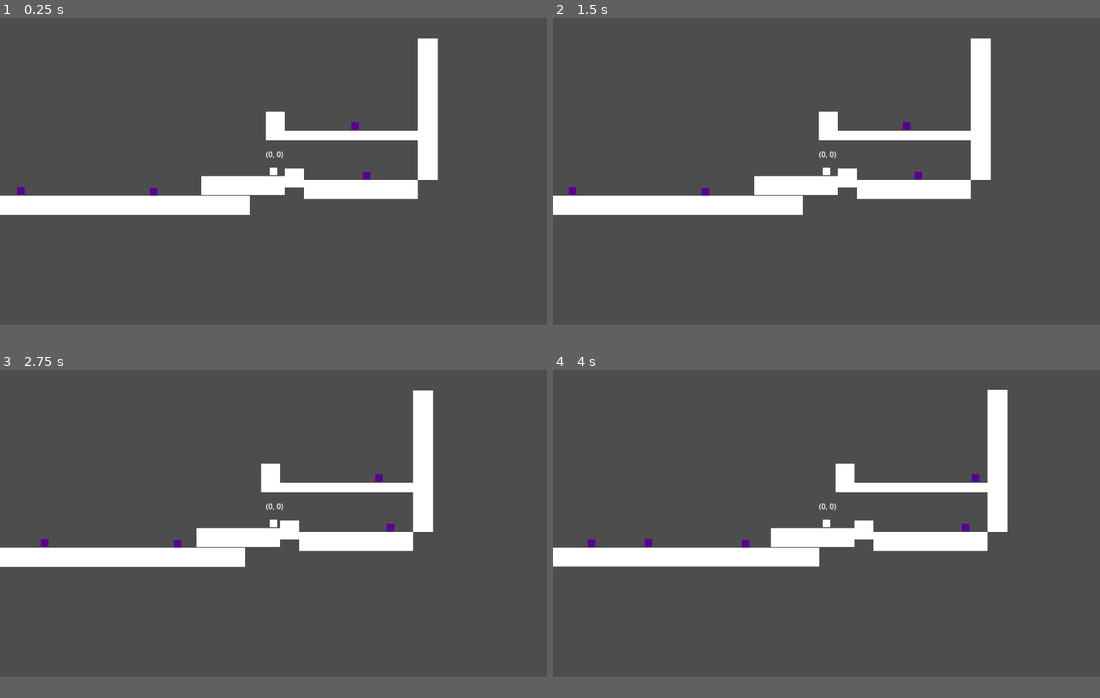
Above: before the commit, frames 1-4 (two rows, left to right).
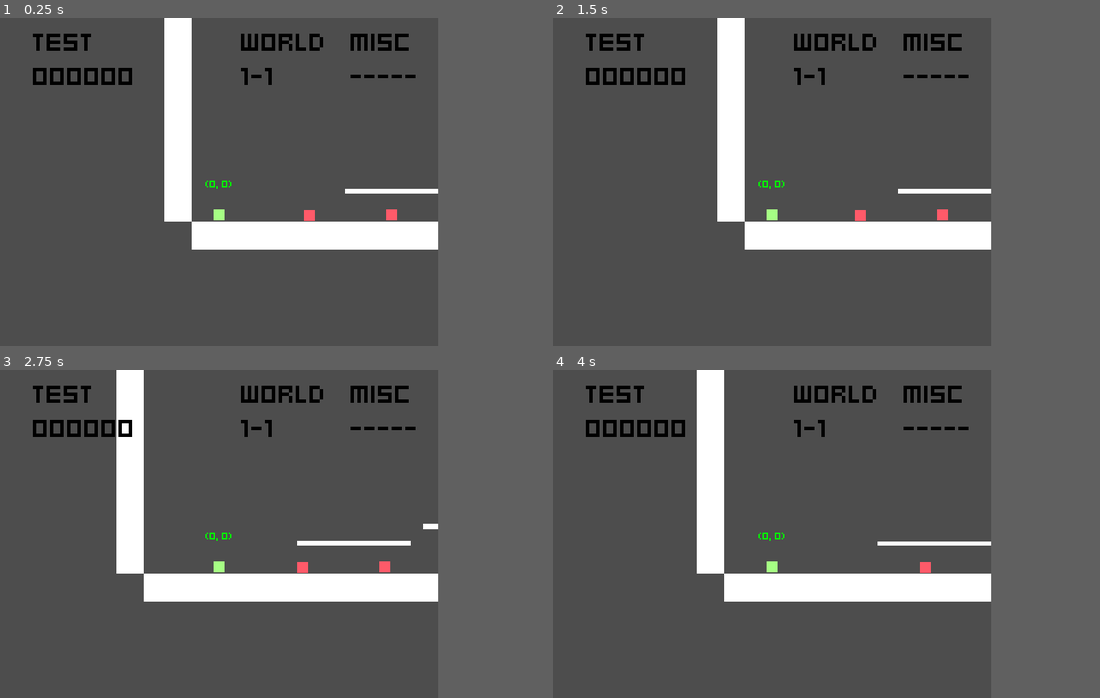
Above: after the commit, the same moments.

Repository: Schweem/AltPlatformMovement
Game: Godot game, scene res://scenes/maps/mainScene.tscn
Two runs of this game, one before a commit and one after it. Both use one fixed random seed, a clock stepped at 60 frames per second and the inputs below. Before the commit the project starts from res://mainScene.tscn.
Inputs:
- Up to frame 1 (0.25 s): no input
- Up to frame 2 (1.5 s): hold Right (ui_right) 0.53-1.28 s; hold Down (ui_down) from 1.28 s (still down)
- Up to frame 3 (2.75 s): release Down (ui_down) at 2.03 s; hold Right (ui_right) from 2.03 s (still down)
- Up to frame 4 (4 s): release Right (ui_right) at 2.78 s; hold Up (ui_up) 2.78-3.53 s; hold Left (ui_left) from 3.53 s (still down)
In our replay, the window is 799x449 before the commit and 640x480 after it. These sizes can differ from the game's own. Grey fills any space a smaller window leaves; there, only what the larger window draws over its background counts as a difference.

The runs differ from the first frame. In frame 1, 16% of the frame differs, in the area x 0-81%, y 0-71%; in frame 2, 16%; in frame 3, 16%; in frame 4, 16%.

Commit message:
file system and UI start
+ null expection handling for collision
+ Bones for UI
+ squish goombas

Diff:
--- a/floatTesting/project.godot
+++ b/floatTesting/project.godot
@@ -11,9 +11,15 @@
 [application]
 
 config/name="floatMovement"
-run/main_scene="res://mainScene.tscn"
+run/main_scene="res://scenes/maps/mainScene.tscn"
 config/features=PackedStringArray("4.2", "GL Compatibility")
 config/icon="res://icon.svg"
+
+[display]
+
+window/size/viewport_width=640
+window/size/viewport_height=480
+window/stretch/mode="canvas_items"
 
 [rendering]
 
--- a/floatTesting/mainPlayer.tscn
+++ b/floatTesting/scenes/mainPlayer.tscn
@@ -1,6 +1,7 @@
-[gd_scene load_steps=3 format=3 uid="uid://gynfq7upfxek"]
+[gd_scene load_steps=4 format=3 uid="uid://gynfq7upfxek"]
 
-[ext_resource type="Script" path="res://playerController.gd" id="1_c4xo6"]
+[ext_resource type="Script" path="res://scripts/playerController.gd" id="1_c4xo6"]
+[ext_resource type="FontFile" uid="uid://b0mmbac6tyew6" path="res://Kenney Mini Square.ttf" id="2_fprvs"]
 
 [sub_resource type="RectangleShape2D" id="RectangleShape2D_p2gw7"]
 size = Vector2(16, 16)
@@ -11,6 +12,7 @@
 script = ExtResource("1_c4xo6")
 
 [node name="Camera2D" type="Camera2D" parent="CharacterBody2D"]
+position = Vector2(0, -48)
 
 [node name="playerBody" type="ColorRect" parent="CharacterBody2D"]
 anchors_preset = 8
@@ -24,6 +26,7 @@
 offset_bottom = 8.0
 grow_horizontal = 2
 grow_vertical = 2
+color = Color(0.65098, 1, 0.517647, 1)
 
 [node name="CollisionShape2D" type="CollisionShape2D" parent="CharacterBody2D"]
 shape = SubResource("RectangleShape2D_p2gw7")
@@ -50,7 +53,7 @@
 
 [node name="floorCheck" type="RayCast2D" parent="CharacterBody2D/botColliders"]
 position = Vector2(-8, 0)
-target_position = Vector2(1, 14)
+target_position = Vector2(0, 14)
 collide_with_areas = true
 collide_with_bodies = false
 
@@ -60,26 +63,13 @@
 collide_with_areas = true
 collide_with_bodies = false
 
-[node name="floorCheck3" type="RayCast2D" parent="CharacterBody2D/botColliders"]
-position = Vector2(-4, 0)
-target_position = Vector2(0, 14)
-collide_with_areas = true
-collide_with_bodies = false
-
-[node name="floorCheck4" type="RayCast2D" parent="CharacterBody2D/botColliders"]
-position = Vector2(4, 0)
-target_position = Vector2(0, 14)
-collide_with_areas = true
-collide_with_bodies = false
-
-[node name="floorCheck5" type="RayCast2D" parent="CharacterBody2D/botColliders"]
-target_position = Vector2(0, 14)
-collide_with_areas = true
-collide_with_bodies = false
-
 [node name="RichTextLabel" type="RichTextLabel" parent="CharacterBody2D"]
-offset_left = -16.0
-offset_top = -48.0
-offset_right = 24.0
-offset_bottom = -8.0
+z_index = 2
+texture_filter = 1
+offset_left = -20.0
+offset_top = -56.0
+offset_right = 20.0
+offset_bottom = -16.0
 scale = Vector2(0.991453, 1)
+theme_override_colors/default_color = Color(0, 1, 0, 1)
+theme_override_fonts/normal_font = ExtResource("2_fprvs")
--- a/floatTesting/mainScene.tscn
+++ b/floatTesting/scenes/maps/mainScene.tscn
@@ -1,23 +1,27 @@
-[gd_scene load_steps=5 format=3 uid="uid://d3urm7y1l36aj"]
+[gd_scene load_steps=6 format=3 uid="uid://d3urm7y1l36aj"]
 
-[ext_resource type="PackedScene" uid="uid://gynfq7upfxek" path="res://mainPlayer.tscn" id="1_2bxf1"]
-[ext_resource type="Script" path="res://gameController.gd" id="1_3p47n"]
-[ext_resource type="PackedScene" uid="uid://dna84xunvpmop" path="res://testEnemy.tscn" id="3_b2ljc"]
+[ext_resource type="Script" path="res://scripts/gameController.gd" id="1_tsawv"]
+[ext_resource type="PackedScene" uid="uid://gynfq7upfxek" path="res://scenes/mainPlayer.tscn" id="2_mnd8r"]
+[ext_resource type="PackedScene" uid="uid://dcr1tljqspujy" path="res://scenes/uiController.tscn" id="3_4cj58"]
+[ext_resource type="PackedScene" uid="uid://dna84xunvpmop" path="res://scenes/testEnemy.tscn" id="3_lp5xa"]
 
 [sub_resource type="RectangleShape2D" id="RectangleShape2D_2bw08"]
 size = Vector2(40, 40)
 
 [node name="sceneRoot" type="Node2D"]
-script = ExtResource("1_3p47n")
+script = ExtResource("1_tsawv")
 
-[node name="playerAnchor" parent="." instance=ExtResource("1_2bxf1")]
+[node name="playerAnchor" parent="." instance=ExtResource("2_mnd8r")]
+
+[node name="UiController" parent="playerAnchor" instance=ExtResource("3_4cj58")]
+process_priority = 1
 
 [node name="worldAnchor" type="Node2D" parent="."]
 position = Vector2(1, 24)
 
 [node name="block7" type="Area2D" parent="worldAnchor" groups=["walls"]]
-position = Vector2(-825, 41)
-scale = Vector2(19.36, 1.01843)
+position = Vector2(-40.9999, 17)
+scale = Vector2(19.12, 1.01843)
 
 [node name="ColorRect" type="ColorRect" parent="worldAnchor/block7"]
 anchors_preset = 8
@@ -35,7 +39,7 @@
 shape = SubResource("RectangleShape2D_2bw08")
 
 [node name="block" type="Area2D" parent="worldAnchor" groups=["walls"]]
-position = Vector2(-153, 0)
+position = Vector2(783, 17)
 scale = Vector2(4.4, 1.00917)
 
 [node name="ColorRect" type="ColorRect" parent="worldAnchor/block"]
@@ -54,8 +58,8 @@
 shape = SubResource("RectangleShape2D_2bw08")
 
 [node name="block6" type="Area2D" parent="worldAnchor" groups=["walls"]]
-position = Vector2(303, 8)
-scale = Vector2(1.04, -7.48)
+position = Vector2(183, -24)
+scale = Vector2(4.16, -0.160001)
 
 [node name="ColorRect" type="ColorRect" parent="worldAnchor/block6"]
 anchors_preset = 8
@@ -73,7 +77,7 @@
 shape = SubResource("RectangleShape2D_2bw08")
 
 [node name="block5" type="Area2D" parent="worldAnchor" groups=["walls"]]
-position = Vector2(-865, 41)
+position = Vector2(-81, 17)
 scale = Vector2(1, -11.56)
 
 [node name="ColorRect" type="ColorRect" parent="worldAnchor/block5"]
@@ -91,8 +95,28 @@
 position = Vector2(20, 20)
 shape = SubResource("RectangleShape2D_2bw08")
 
+[node name="block8" type="Area2D" parent="worldAnchor" groups=["walls"]]
+position = Vector2(366.609, -55.9999)
+scale = Vector2(2.60977, 0.199999)
+
+[node name="ColorRect" type="ColorRect" parent="worldAnchor/block8"]
+anchors_preset = 8
+anchor_left = 0.5
+anchor_top = 0.5
+anchor_right = 0.5
+anchor_bottom = 0.5
+offset_right = 40.0
+offset_bottom = 40.0
+grow_horizontal = 2
+grow_vertical = 2
+
+[node name="CollisionShape2D" type="CollisionShape2D" parent="worldAnchor/block8"]
+position = Vector2(20, 20)
+shape = SubResource("RectangleShape2D_2bw08")
+
 [node name="block2" type="Area2D" parent="worldAnchor" groups=["walls"]]
-position = Vector2(23, -16)
+position = Vector2(471, -32)
+scale = Vector2(2.60977, 0.199999)
 
 [node name="ColorRect" type="ColorRect" parent="worldAnchor/block2"]
 anchors_preset = 8
@@ -109,27 +133,9 @@
 position = Vector2(20, 20)
 shape = SubResource("RectangleShape2D_2bw08")
 
-[node name="block2" type="Area2D" parent="worldAnchor/block2" groups=["walls"]]
-position = Vector2(-40, -120)
-
-[node name="ColorRect" type="ColorRect" parent="worldAnchor/block2/block2"]
-anchors_preset = 8
-anchor_left = 0.5
-anchor_top = 0.5
-anchor_right = 0.5
-anchor_bottom = 0.5
-offset_right = 40.0
-offset_bottom = 40.0
-grow_horizontal = 2
-grow_vertical = 2
-
-[node name="CollisionShape2D" type="CollisionShape2D" parent="worldAnchor/block2/block2"]
-position = Vector2(20, 20)
-shape = SubResource("RectangleShape2D_2bw08")
-
 [node name="block3" type="Area2D" parent="worldAnchor" groups=["walls"]]
-position = Vector2(63, 8)
-scale = Vector2(6, 1)
+position = Vector2(847, -16)
+scale = Vector2(6, 0.16)
 
 [node name="ColorRect" type="ColorRect" parent="worldAnchor/block3"]
 anchors_preset = 8
@@ -147,8 +153,8 @@
 shape = SubResource("RectangleShape2D_2bw08")
 
 [node name="block4" type="Area2D" parent="worldAnchor" groups=["walls"]]
-position = Vector2(-17, -96)
-scale = Vector2(8.08, 0.506005)
+position = Vector2(767, -120)
+scale = Vector2(8.08, 0.186005)
 
 [node name="ColorRect" type="ColorRect" parent="worldAnchor/block4"]
 anchors_preset = 8
@@ -165,17 +171,17 @@
 position = Vector2(20, 20)
 shape = SubResource("RectangleShape2D_2bw08")
 
-[node name="testEnemy" parent="worldAnchor" instance=ExtResource("3_b2ljc")]
-position = Vector2(-265, 12)
+[node name="testEnemy" parent="worldAnchor" instance=ExtResource("3_lp5xa")]
+position = Vector2(519, -12)
 
-[node name="testEnemy2" parent="worldAnchor" instance=ExtResource("3_b2ljc")]
-position = Vector2(-545, 20)
+[node name="testEnemy2" parent="worldAnchor" instance=ExtResource("3_lp5xa")]
+position = Vector2(239, -4)
 
-[node name="testEnemy3" parent="worldAnchor" instance=ExtResource("3_b2ljc")]
-position = Vector2(183, -15)
+[node name="testEnemy3" parent="worldAnchor" instance=ExtResource("3_lp5xa")]
+position = Vector2(967, -39)
 
-[node name="testEnemy4" parent="worldAnchor" instance=ExtResource("3_b2ljc")]
-position = Vector2(-665, 16)
+[node name="testEnemy4" parent="worldAnchor" instance=ExtResource("3_lp5xa")]
+position = Vector2(119, -8)
 
-[node name="testEnemy5" parent="worldAnchor" instance=ExtResource("3_b2ljc")]
-position = Vector2(159, -120)
+[node name="testEnemy5" parent="worldAnchor" instance=ExtResource("3_lp5xa")]
+position = Vector2(943, -144)
--- a/floatTesting/testEnemy.tscn
+++ b/floatTesting/scenes/testEnemy.tscn
@@ -1,12 +1,12 @@
 [gd_scene load_steps=4 format=3 uid="uid://dna84xunvpmop"]
 
-[ext_resource type="Script" path="res://movingObject.gd" id="1_qqvn7"]
+[ext_resource type="Script" path="res://scripts/movingObject.gd" id="1_qqvn7"]
 
 [sub_resource type="RectangleShape2D" id="RectangleShape2D_1rrbh"]
 size = Vector2(16, 16)
 
 [sub_resource type="RectangleShape2D" id="RectangleShape2D_817mj"]
-size = Vector2(16, 2)
+size = Vector2(16, 18)
 
 [node name="testEnemy" type="Node2D"]
 position = Vector2(-105, -16)
@@ -22,17 +22,17 @@
 offset_top = -8.0
 offset_right = 8.0
 offset_bottom = 8.0
-color = Color(0.337255, 0, 0.584314, 1)
+color = Color(1, 0.352941, 0.411765, 1)
 
 [node name="wallCast" type="RayCast2D" parent="CharacterBody2D"]
 target_position = Vector2(16, 0)
 collide_with_areas = true
 collide_with_bodies = false
 
-[node name="feet" type="Area2D" parent="CharacterBody2D"]
+[node name="feet" type="Area2D" parent="CharacterBody2D" groups=["enemy"]]
 
 [node name="CollisionShape2D" type="CollisionShape2D" parent="CharacterBody2D/feet"]
-position = Vector2(0, 9)
+position = Vector2(0, 1)
 shape = SubResource("RectangleShape2D_817mj")
 
 [connection signal="area_entered" from="CharacterBody2D/feet" to="." method="onGround"]
--- /dev/null
+++ b/floatTesting/scenes/uiController.tscn
@@ -0,0 +1,42 @@
+[gd_scene load_steps=2 format=3 uid="uid://dcr1tljqspujy"]
+
+[ext_resource type="FontFile" uid="uid://b0mmbac6tyew6" path="res://Kenney Mini Square.ttf" id="1_xi8wu"]
+
+[node name="UiController" type="CanvasLayer"]
+follow_viewport_enabled = true
+
+[node name="score" type="RichTextLabel" parent="."]
+texture_filter = 1
+offset_left = -272.0
+offset_top = -280.0
+offset_right = -120.0
+offset_bottom = -180.0
+theme_override_colors/default_color = Color(0, 0, 0, 1)
+theme_override_fonts/normal_font = ExtResource("1_xi8wu")
+theme_override_font_sizes/normal_font_size = 40
+text = "TEST
+000000"
+
+[node name="level" type="RichTextLabel" parent="."]
+texture_filter = 1
+offset_left = 32.0
+offset_top = -280.0
+offset_right = 184.0
+offset_bottom = -180.0
+theme_override_colors/default_color = Color(0, 0, 0, 1)
+theme_override_fonts/normal_font = ExtResource("1_xi8wu")
+theme_override_font_sizes/normal_font_size = 40
+text = "WORLD
+1-1"
+
+[node name="other" type="RichTextLabel" parent="."]
+texture_filter = 1
+offset_left = 192.0
+offset_top = -280.0
+offset_right = 344.0
+offset_bottom = -180.0
+theme_override_colors/default_color = Color(0, 0, 0, 1)
+theme_override_fonts/normal_font = ExtResource("1_xi8wu")
+theme_override_font_sizes/normal_font_size = 40
+text = "MISC
+-----"
--- a/floatTesting/playerController.gd
+++ b/floatTesting/scripts/playerController.gd
@@ -6,9 +6,6 @@
 @onready var wallMark : RayCast2D = $wallCast
 @onready var topCol : Node2D = $topColliders
 @onready var botCol : Node2D = $botColliders
-
-# TODO -- make this an array like the one looking up
-@onready var bottomCol : RayCast2D = $floorCheck
 
 #DEBUG
 @onready var coordText : RichTextLabel = $RichTextLabel
@@ -88,9 +85,9 @@
 	dir = Input.get_axis("ui_left", "ui_right")
 	if dir != 0: #dont update if zero
 		wallMark.target_position.x = 16 * dir # update raycast direction
-
-	if wallMark.is_colliding() and wallMark.get_collider().is_in_group("walls"):
-		return
+	if wallMark.is_colliding():
+		if wallMark.get_collider != null and wallMark.get_collider().is_in_group("walls"):
+			return
 	else:
 		# move the world
 		worldSpace.position.x += -dir * SPEED * delta
@@ -155,15 +152,22 @@
 	for i in range(botColArray.size()): # go through the cast array
 		var botCheckRay : RayCast2D = botColArray[i] # local reference to current check
 		if botCheckRay.is_colliding(): # collision
-			if botCheckRay.get_collider().is_in_group("walls"): # with the walls + floor
-				var distance = floor(position.y - botCheckRay.get_collision_point().y) # calculate distance to point
-				if distance < 0: # more than 0?
-					grounded = true # we are grounded
-					lerp(worldSpace.position.y, worldSpace.position.y + distance, 0.1) # quickly adjust worldspace by distance
-					distance = floor(position.y - botCheckRay.get_collision_point().y) # reset distance
-				if activeCollisions < botColArray.size(): # increment collision counter
-					activeCollisions += 1
-					break # move to next ray
+			var collider = botCheckRay.get_collider()
+			if collider != null:
+				if collider.is_in_group("walls"): # with the walls + floor
+					var distance = floor(position.y - botCheckRay.get_collision_point().y) # calculate distance to point
+					if distance < 0: # more than 0?
+						grounded = true # we are grounded
+						lerp(worldSpace.position.y, worldSpace.position.y + distance, 0.1) # quickly adjust worldspace by distance
+						distance = floor(position.y - botCheckRay.get_collision_point().y) # reset distance
+
+					if activeCollisions < botColArray.size(): # increment collision counter
+						activeCollisions += 1
+						break # move to next ray
+				elif botCheckRay.is_colliding() and collider.is_in_group("enemy"):
+					worldSpace.position.y += JUMPHEIGHT
+					var target = collider.get_parent().get_parent()
+					target.queue_free()
 		else: # not colliding
 			if activeCollisions > 0:
 				activeCollisions -= 1 # remove collision status
Binary file added: floatTesting/Kenney Mini Square.ttf
Not shown, added: floatTesting/Kenney Mini Square.ttf.import
Renamed: floatTesting/gameController.gd -> floatTesting/scripts/gameController.gd
Renamed: floatTesting/movingObject.gd -> floatTesting/scripts/movingObject.gd
